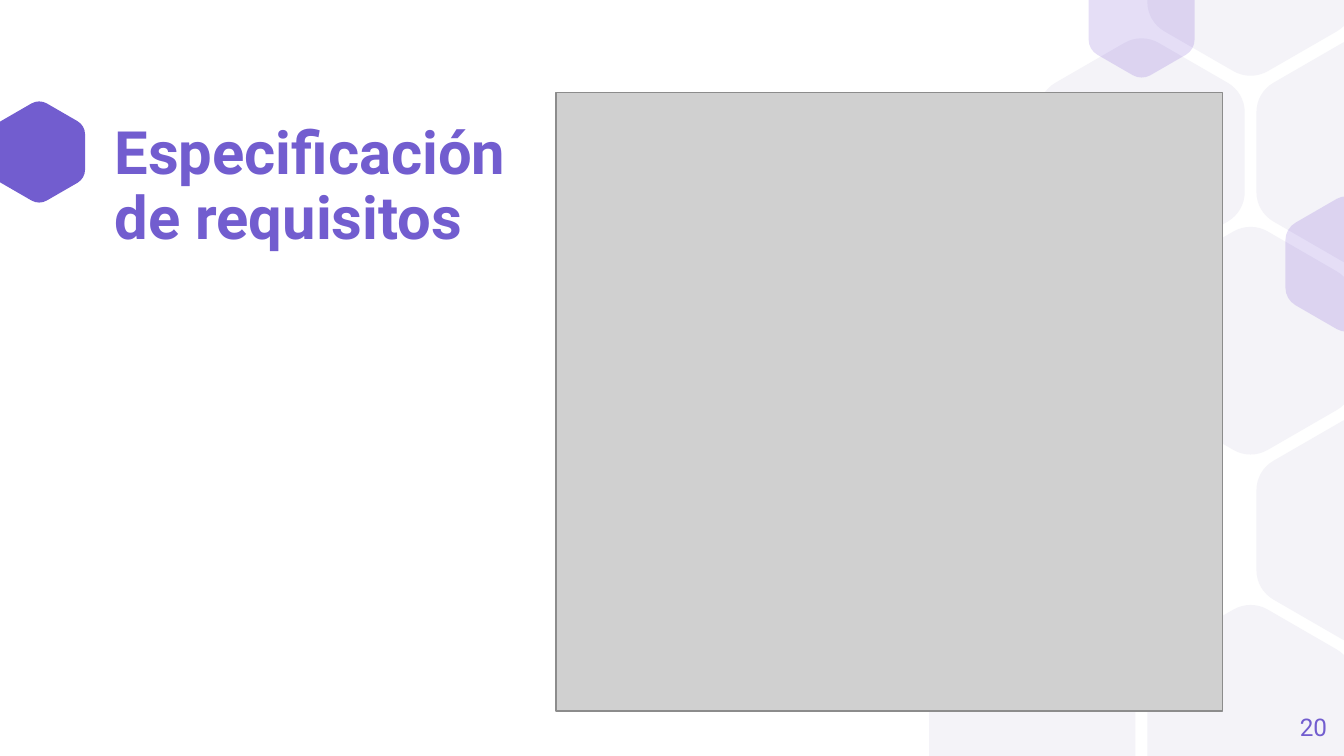
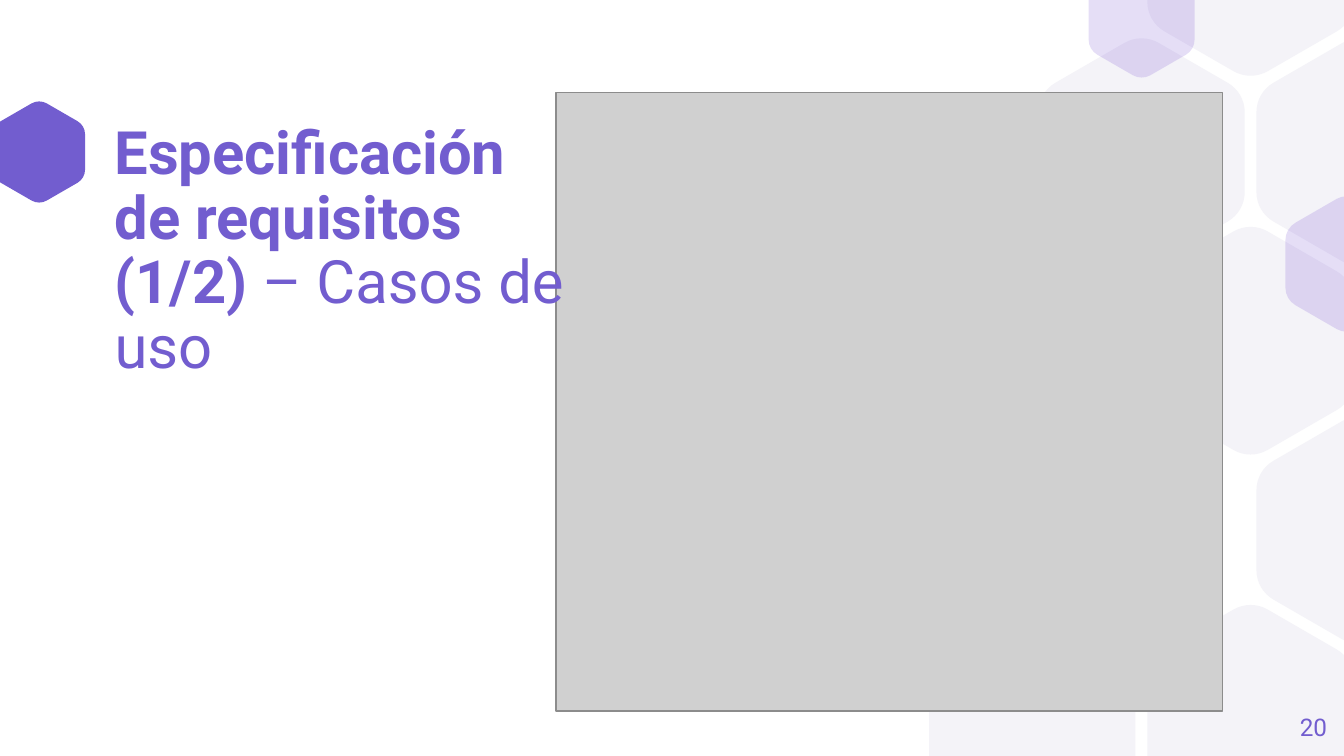
Before and after one commit to a1ex9788/TFG, a slide deck: slide 20 of TFG_AlejandroCarrion.pptx. Drawn at 1344x756 pixels with LibreOffice and Linux fonts; fonts in the diff are those of the drawing; grey boxes stand for pictures. Boxes give left, top, right and bottom in pixels: in the first picture for what was removed or moved away, otherwise in the second. Text is boxed around its words. In the diff, an @@ line names an element or a change of style, - is before the commit and + after.

```diff
--- a/TFG_AlejandroCarrion.pptx
+++ b/TFG_AlejandroCarrion.pptx
@@ title at (115, 128, 563, 369): text changed @@
-Especificación
-de requisitos
+Especificación de requisitos (1/2) – Casos de uso
```
Also in this commit, not shown: 2 other slides changed, 12 slides added, 16 slides removed.
